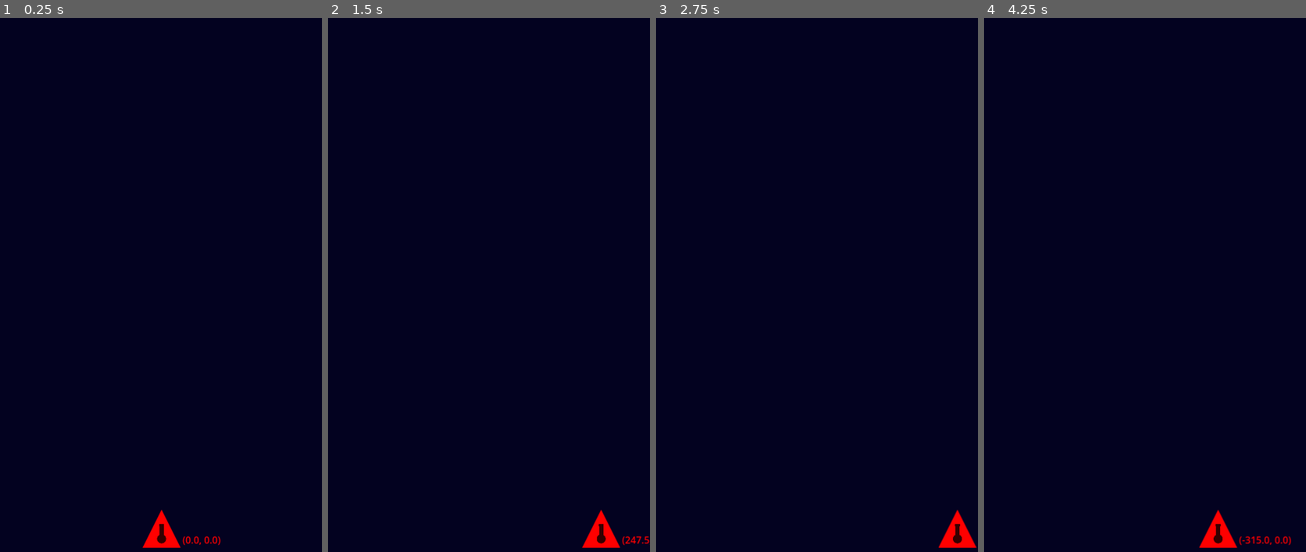
Above: before the commit, frames 1-4 (left to right).
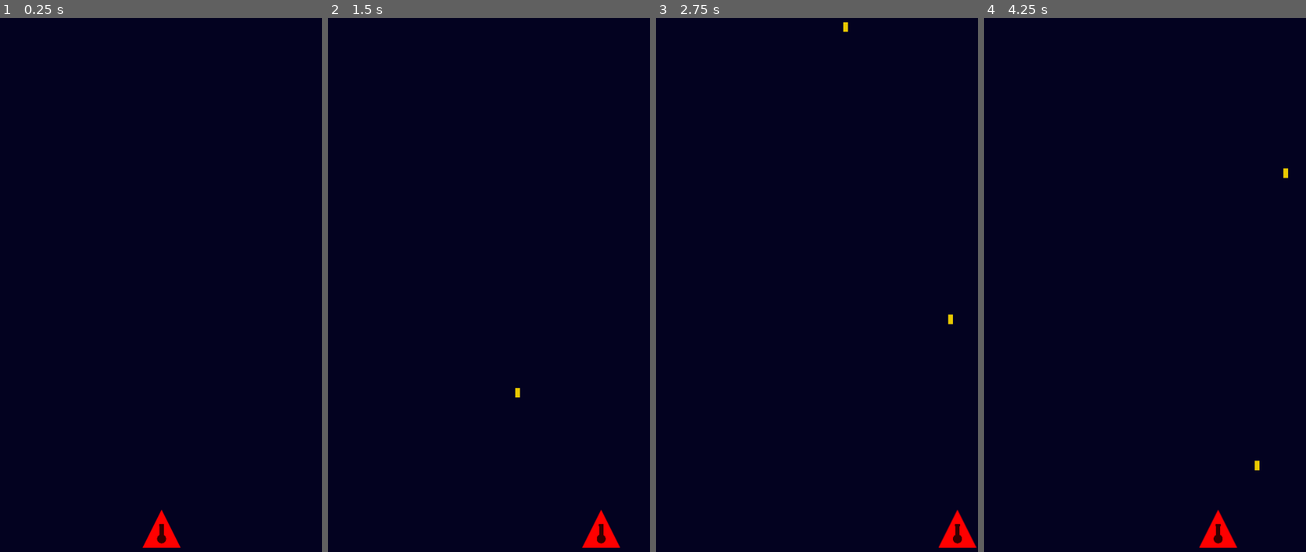
Above: after the commit, the same moments.

Repository: SirLaughy/Space-Shooter
Game: Godot game, scene res://Scenes/root.tscn
The game is run twice, just before and just after one commit, with the same random seed, the same clock (stepped at 60 frames per second) and the same inputs.
Inputs:
- Up to frame 1 (0.25 s): no input
- Up to frame 2 (1.5 s): tap Enter at 0.5 s; hold D (move_right) 0.53-1.28 s; hold A (move_left) from 1.28 s (still down)
- Up to frame 3 (2.75 s): release A (move_left) at 2.03 s; hold D (move_right) from 2.03 s (still down)
- Up to frame 4 (4.25 s): tap Space at 3.5 s; release D (move_right) at 3.53 s; hold A (move_left) from 3.53 s (still down)

The runs differ from the first frame. In frame 1, 0.1% of the frame differs, in the area x 56-69%, y 97-99%; in frame 2, 0.1%; in frame 3, less than 0.1%; in frame 4, 0.2%, in the area x 79-96%, y 28-99%.
Error before the commit: Invalid access to property or key 'projectile_stats' on a base object of type 'Nil'. (res://Scripts/Components/hurt_box.gd:5)

Commit message:
Projectile Spawning now working

Diff:
--- a/Autoloads/global_signal_bus.gd
+++ b/Autoloads/global_signal_bus.gd
@@ -4,7 +4,7 @@
 signal player_died
 
 # Bullet Signals
-signal summon_projectile(scene, projectile_stats: ProjectileStats, location: Vector2, direction: Vector2, summoner_group: GlobalEnums.group_types)
+signal summon_projectile(scene, projectile_stats: ProjectileStats, location: Vector2, direction: Vector2, summoner_type: GlobalEnums.group_types)
 signal summon_entity()
 
 # Enemy Signals
--- a/Resources/basic_projectile.tres
+++ b/Resources/basic_projectile.tres
@@ -5,7 +5,7 @@
 [resource]
 script = ExtResource("1_id87p")
 projectile_name = "Basic Projectile"
-speed = 300.0
+speed = 600.0
 damage = 1.0
 colour = Color(0.9148223, 0.7881361, 7.70092e-07, 1)
 metadata/_custom_type_script = "uid://dgfsuvve28lan"
--- a/Scenes/Actors/player.tscn
+++ b/Scenes/Actors/player.tscn
@@ -38,6 +38,7 @@
 metadata/_custom_type_script = "uid://blo8u2akdfi12"
 
 [node name="Turret" parent="." unique_id=1641285429 instance=ExtResource("6_sfcrp")]
+z_index = 3
 position = Vector2(0, 17)
 
 [node name="Label" type="Label" parent="." unique_id=1735153252]
--- a/Scenes/projectile.tscn
+++ b/Scenes/projectile.tscn
@@ -14,6 +14,7 @@
 size = Vector2(8, 16)
 
 [node name="Projectile" type="CharacterBody2D" unique_id=991081236]
+z_index = 2
 collision_layer = 4
 collision_mask = 0
 script = ExtResource("1_rsyq6")
--- a/Scripts/Components/Entity.gd
+++ b/Scripts/Components/Entity.gd
@@ -2,10 +2,3 @@
 extends CharacterBody2D
 
 @export var entity_appearance: EntityAppearance
-
-@onready var sprite_2d: Sprite2D = $Sprite2D
-@onready var collision_shape_2d: CollisionShape2D = $CollisionShape2D
-@onready var label: Label = $Label
-
-func _process(delta: float) -> void:
-	label.text = str(velocity)
--- a/Scripts/Components/hurt_box.gd
+++ b/Scripts/Components/hurt_box.gd
@@ -2,7 +2,7 @@
 extends Area2D
 
 @export var actor: Entity
-var stats = actor.projectile_stats
+@onready var stats = actor.projectile_stats
 
 func _ready() -> void:
 	body_entered.connect(_on_body_entered)
--- a/Scripts/Components/reload_timer.gd
+++ b/Scripts/Components/reload_timer.gd
@@ -11,4 +11,4 @@
 
 func _on_timeout():
 	if visible_on_screen_notifier_2d.is_on_screen():
-		GlobalSignalBus.summon_projectile.emit(actor.projectile, actor.projectile_stats, actor.global_position, actor.get_direction(), actor.turret_stats.summoner_group)
+		GlobalSignalBus.summon_projectile.emit(actor.projectile, actor.projectile_stats, actor.global_position, actor.get_direction(), actor.turret_stats.summoner_type)
--- a/Scripts/Resources/turret_stats.gd
+++ b/Scripts/Resources/turret_stats.gd
@@ -2,4 +2,4 @@
 extends Resource
 
 @export var reload_time: float
-@export var summoner_group: GlobalEnums.group_types
+@export var summoner_type: GlobalEnums.group_types
--- a/Scripts/spawn_manager.gd
+++ b/Scripts/spawn_manager.gd
@@ -3,10 +3,10 @@
 func _ready() -> void:
 	GlobalSignalBus.summon_projectile.connect(_on_summon_projectile)
 
-func _on_summon_projectile(scene, projectile_stats: ProjectileStats, location: Vector2, direction: Vector2, summoner_group: GlobalEnums.group_types):
+func _on_summon_projectile(scene, projectile_stats: ProjectileStats, location: Vector2, direction: Vector2, summoner_type: GlobalEnums.group_types):
 	var summoned_projectile = scene.instantiate()
 	summoned_projectile.projectile_stats = projectile_stats
 	summoned_projectile.position = location
 	summoned_projectile.direction = direction
-	summoned_projectile.summoner_group = summoner_group
+	summoned_projectile.summoner_type = summoner_type
 	add_child(summoned_projectile)
